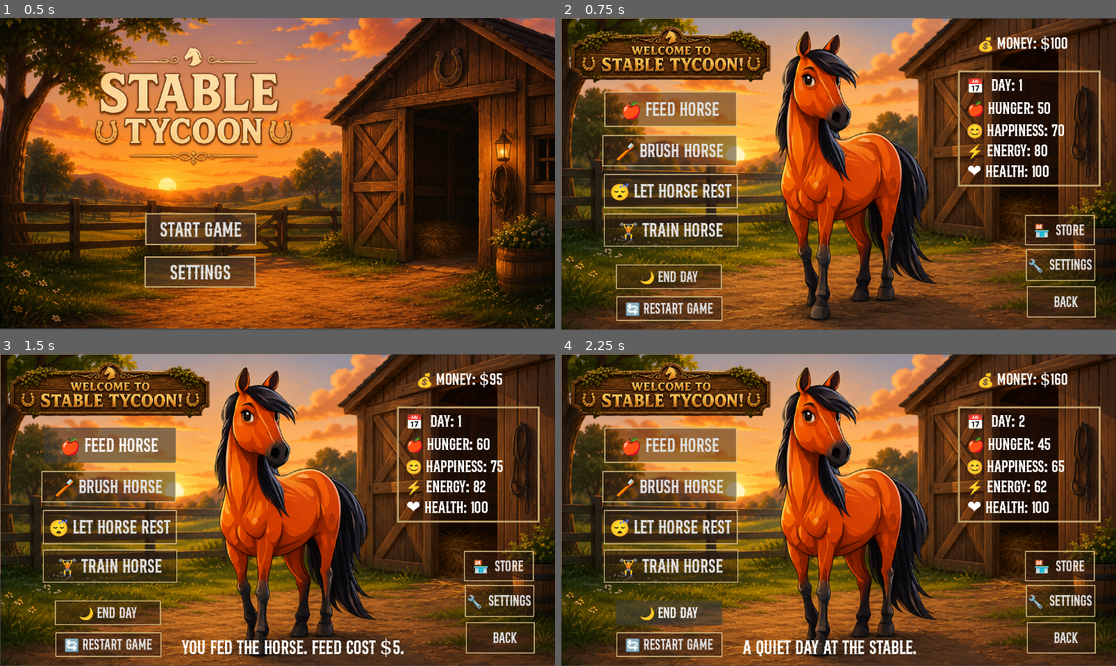
Above: before the commit, frames 1-4 (two rows, left to right).
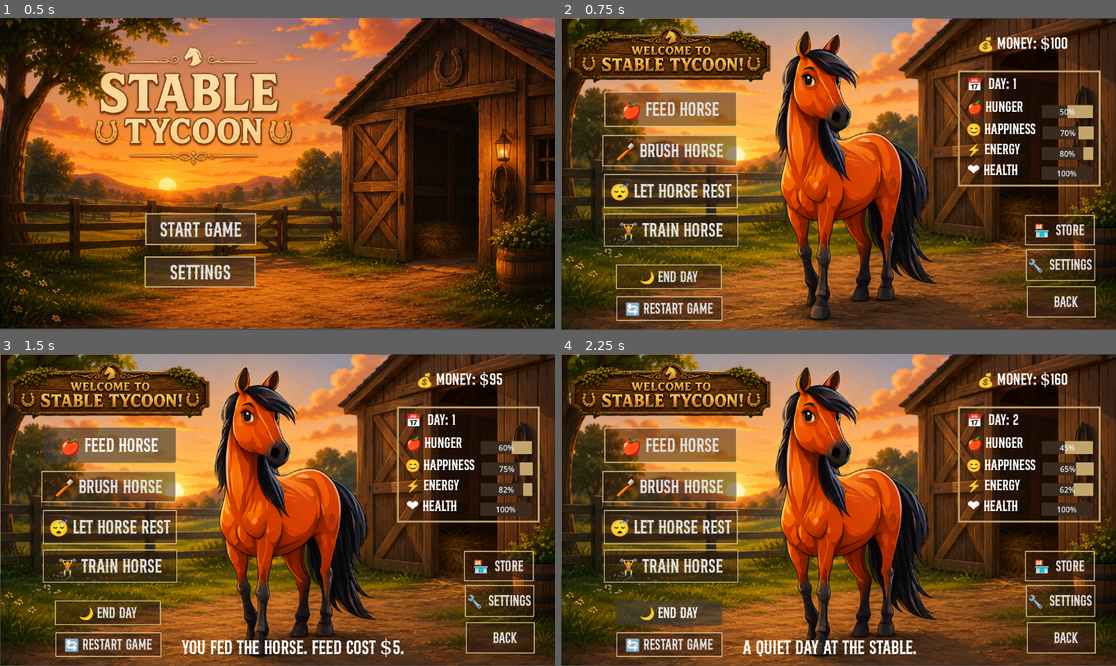
Above: after the commit, the same moments.

Repository: veronica-foltz/stable-tycoon
Game: Godot game, scene res://scenes/title_screen.tscn
Same seed, same stepped clock (60 frames per second), same inputs: the game is played once before the commit and once after it.
Inputs:
- Up to frame 1 (0.5 s): no input
- Up to frame 2 (0.75 s): click "Start Game" at 0.5 s
- Up to frame 3 (1.5 s): click "🍎 Feed Horse" at 1.25 s
- Up to frame 4 (2.25 s): click "🌙 End Day" at 2 s

Frame 1 is identical in both runs. In frame 2, 3.0% of the frame differs, in the area x 73-96%, y 19-52%; in frame 3, 3.0%; in frame 4, 3.1%.

Commit message:
updated stats bar
updated stats bar

Diff:
--- a/stable-tycoon/scenes/main.gd
+++ b/stable-tycoon/scenes/main.gd
@@ -1,7 +1,7 @@
 extends Control
 
 var hunger = 50
-@onready var hunger_label = $HungerLabel
+@onready var hunger_bar = $HungerBar
 
 func _ready():
 	update_hunger_label()
@@ -12,7 +12,7 @@
 	update_health_label()
 
 func update_hunger_label():
-	hunger_label.text = "🍎 Hunger: " + str(hunger)
+	hunger_bar.value = hunger
 
 func _on_feed_button_pressed():
 
@@ -36,16 +36,16 @@
 
 
 var happiness = 70
-@onready var happiness_label = $HappinessLabel
+@onready var happiness_bar = $HappinessBar
 
 func update_happiness_label():
-	happiness_label.text = "😊 Happiness: " + str(happiness)
+	happiness_bar.value = happiness
 
 var energy = 80
-@onready var energy_label = $EnergyLabel
+@onready var energy_bar = $EnergyBar
 
 func update_energy_label():
-	energy_label.text = "⚡ Energy: " + str(energy)
+	energy_bar.value = energy
 
 var day = 1
 @onready var day_label = $DayLabel
@@ -199,10 +199,10 @@
 	status_label.text = message
 
 var health = 100
-@onready var health_label = $HealthLabel
+@onready var health_bar = $HealthBar
 
 func update_health_label():
-	health_label.text = "❤️ Health: " + str(health)
+	health_bar.value = health
 
 
 func _on_restart_button_pressed() -> void:
--- a/stable-tycoon/scenes/main.tscn
+++ b/stable-tycoon/scenes/main.tscn
@@ -21,6 +21,12 @@
 border_width_right = 2
 border_width_bottom = 2
 border_color = Color(0.8392157, 0.7372549, 0.5176471, 1)
+
+[sub_resource type="StyleBoxFlat" id="StyleBoxFlat_tbgi4"]
+bg_color = Color(0.7607843, 0.6431373, 0.42745098, 1)
+
+[sub_resource type="StyleBoxFlat" id="StyleBoxFlat_tefeu"]
+bg_color = Color(0.23137255, 0.16470589, 0.11764706, 1)
 
 [node name="Main" type="Control" unique_id=170610734]
 layout_mode = 3
@@ -85,8 +91,8 @@
 offset_right = 1021.0
 offset_bottom = 218.08109
 theme_override_fonts/font = ExtResource("4_tbgi4")
-theme_override_font_sizes/font_size = 36
-text = "🍎 Hunger: 50"
+theme_override_font_sizes/font_size = 32
+text = "🍎 Hunger"
 
 [node name="HappinessLabel" type="Label" parent="." unique_id=1211012208]
 layout_mode = 0
@@ -95,8 +101,8 @@
 offset_right = 1049.0
 offset_bottom = 264.0811
 theme_override_fonts/font = ExtResource("4_tbgi4")
-theme_override_font_sizes/font_size = 36
-text = "😊 Happiness: 70"
+theme_override_font_sizes/font_size = 32
+text = "😊 Happiness"
 
 [node name="EnergyLabel" type="Label" parent="." unique_id=222197063]
 layout_mode = 0
@@ -105,8 +111,8 @@
 offset_right = 1014.0
 offset_bottom = 306.0811
 theme_override_fonts/font = ExtResource("4_tbgi4")
-theme_override_font_sizes/font_size = 36
-text = "⚡ Energy: 80"
+theme_override_font_sizes/font_size = 32
+text = "⚡ Energy"
 
 [node name="DayLabel" type="Label" parent="." unique_id=1117158441]
 layout_mode = 0
@@ -115,7 +121,7 @@
 offset_right = 962.0
 offset_bottom = 170.08109
 theme_override_fonts/font = ExtResource("4_tbgi4")
-theme_override_font_sizes/font_size = 36
+theme_override_font_sizes/font_size = 32
 text = "📅  Day: 1"
 
 [node name="EndDayButton" type="Button" parent="." unique_id=381692743]
@@ -188,8 +194,8 @@
 offset_right = 1022.0
 offset_bottom = 347.0811
 theme_override_fonts/font = ExtResource("4_tbgi4")
-theme_override_font_sizes/font_size = 36
-text = "❤️ Health: 100"
+theme_override_font_sizes/font_size = 32
+text = "❤️ Health"
 
 [node name="RestartButton" type="Button" parent="." unique_id=127704067]
 layout_mode = 0
@@ -239,6 +245,42 @@
 theme_override_font_sizes/font_size = 32
 theme_override_styles/normal = SubResource("StyleBoxFlat_tipki")
 text = "🏪  Store"
+
+[node name="HungerBar" type="ProgressBar" parent="." unique_id=1060055224]
+layout_mode = 0
+offset_left = 998.0
+offset_top = 181.0
+offset_right = 1104.0
+offset_bottom = 208.0
+theme_override_styles/background = SubResource("StyleBoxFlat_tbgi4")
+theme_override_styles/fill = SubResource("StyleBoxFlat_tefeu")
+
+[node name="EnergyBar" type="ProgressBar" parent="." unique_id=545386774]
+layout_mode = 0
+offset_left = 998.0
+offset_top = 268.0
+offset_right = 1105.0
+offset_bottom = 295.0
+theme_override_styles/background = SubResource("StyleBoxFlat_tbgi4")
+theme_override_styles/fill = SubResource("StyleBoxFlat_tefeu")
+
+[node name="HappinessBar" type="ProgressBar" parent="." unique_id=1970734968]
+layout_mode = 0
+offset_left = 999.0
+offset_top = 225.0
+offset_right = 1106.0
+offset_bottom = 252.0
+theme_override_styles/background = SubResource("StyleBoxFlat_tbgi4")
+theme_override_styles/fill = SubResource("StyleBoxFlat_tefeu")
+
+[node name="HealthBar" type="ProgressBar" parent="." unique_id=663374921]
+layout_mode = 0
+offset_left = 997.0
+offset_top = 309.0
+offset_right = 1103.0
+offset_bottom = 336.0
+theme_override_styles/background = SubResource("StyleBoxFlat_tbgi4")
+theme_override_styles/fill = SubResource("StyleBoxFlat_tefeu")
 
 [connection signal="pressed" from="FeedButton" to="." method="_on_feed_button_pressed"]
 [connection signal="pressed" from="EndDayButton" to="." method="_on_end_day_button_pressed"]
Binary file added: stable-tycoon/assets/fonts/cowboys/Screenshot 2026-06-06 at 12.55.32 PM (2).png
Not shown, added: stable-tycoon/assets/fonts/cowboys/Screenshot 2026-06-06 at 12.55.32 PM (2).png.import
Binary file added: stable-tycoon/assets/fonts/cowboys/Screenshot 2026-06-06 at 12.55.32 PM.png
Not shown, added: stable-tycoon/assets/fonts/cowboys/Screenshot 2026-06-06 at 12.55.32 PM.png.import
